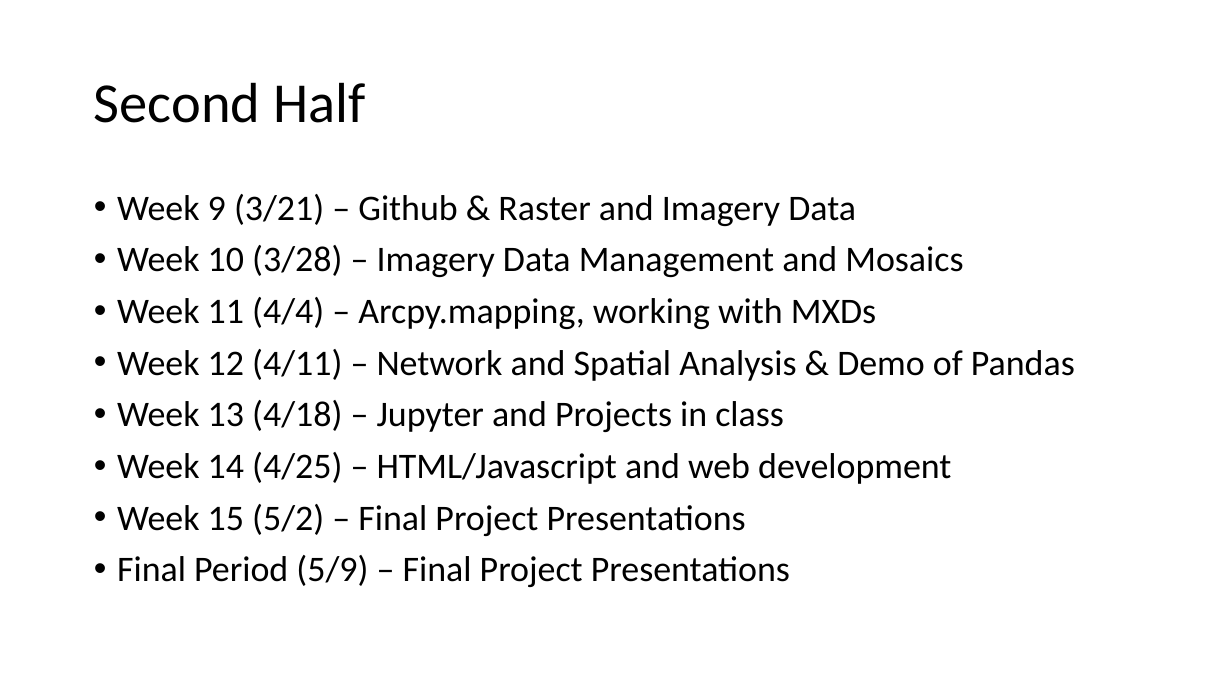
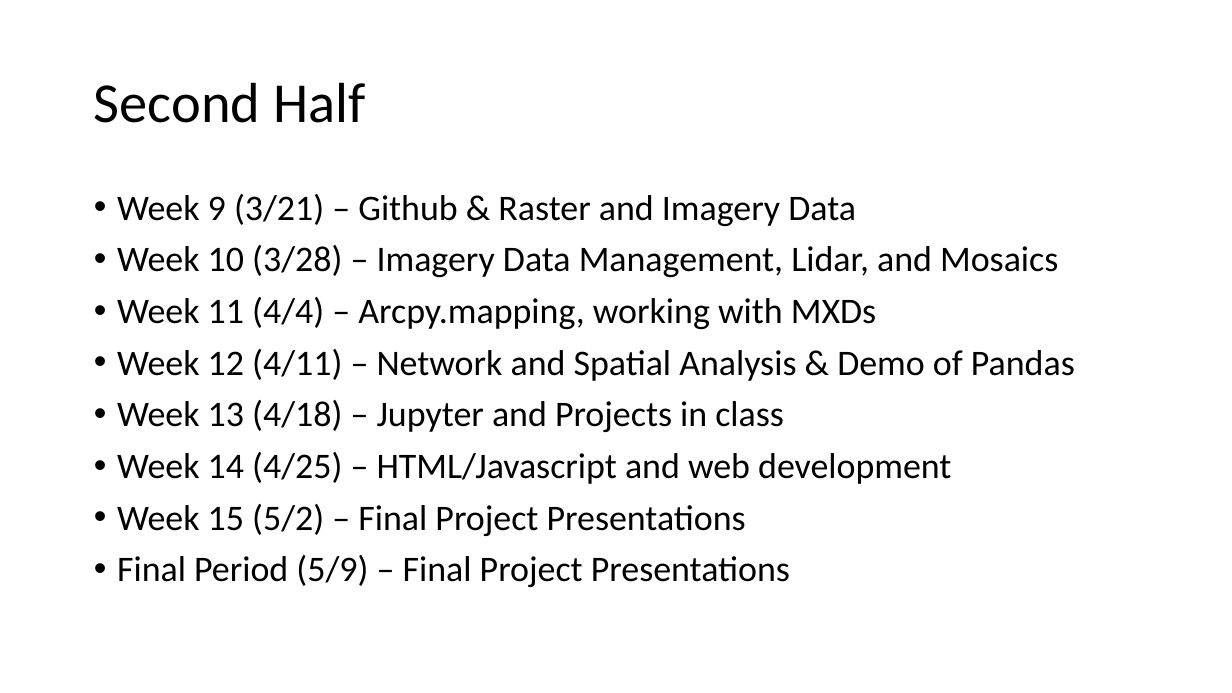
Before and after one commit to gbrunner/programming-for-gis-and-rs, a slide deck: slide 1 of Week_9/second_half_agenda.pptx (slide 2 before the commit). Drawn at 1232x693 pixels with LibreOffice and Linux fonts; fonts in the diff are those of the drawing. Boxes give left, top, right and bottom in pixels: in the first picture for what was removed or moved away, otherwise in the second. Text is boxed around its words. In the diff, an @@ line names an element or a change of style, - is before the commit and + after.

Commit message:
updating week 9 and 10

```diff
--- a/Week_9/second_half_agenda.pptx
+++ b/Week_9/second_half_agenda.pptx
@@ text at <box>117,245,1058,277</box>: text changed @@
-• Week 10 (3/28) – Imagery Data Management and Mosaics
+• Week 10 (3/28) – Imagery Data Management, Lidar, and Mosaics
```
Also in this commit, not shown: 5 slides added, 1 slide removed, 5 other files.
